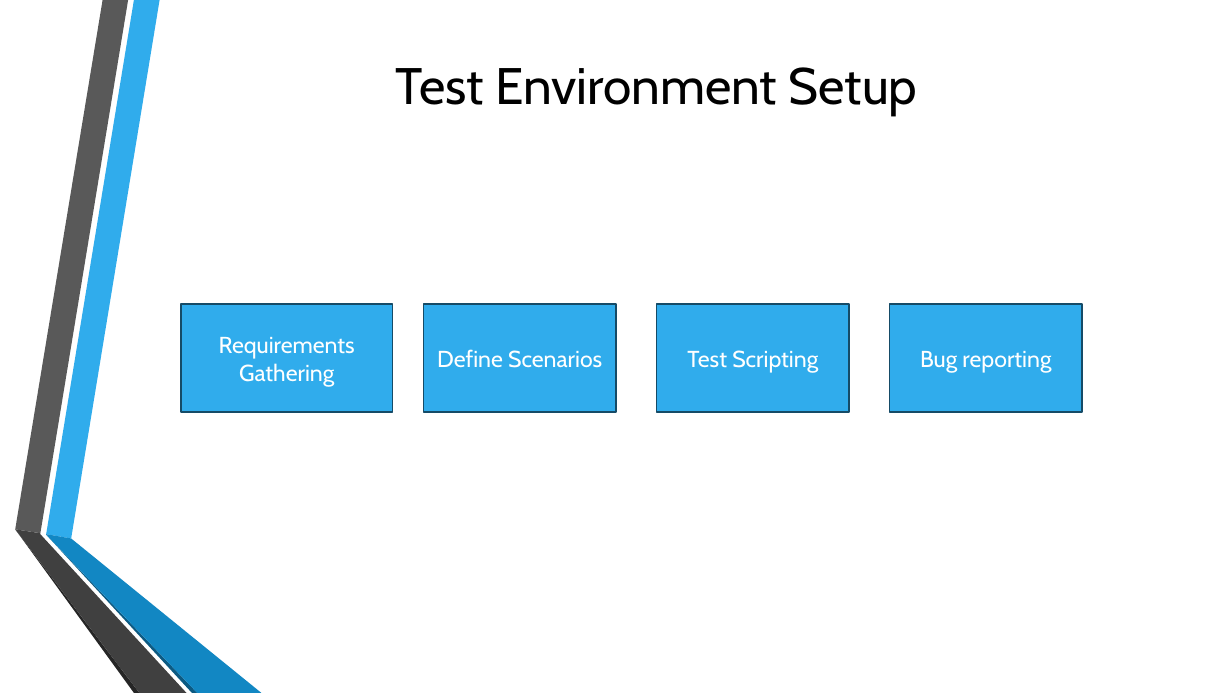
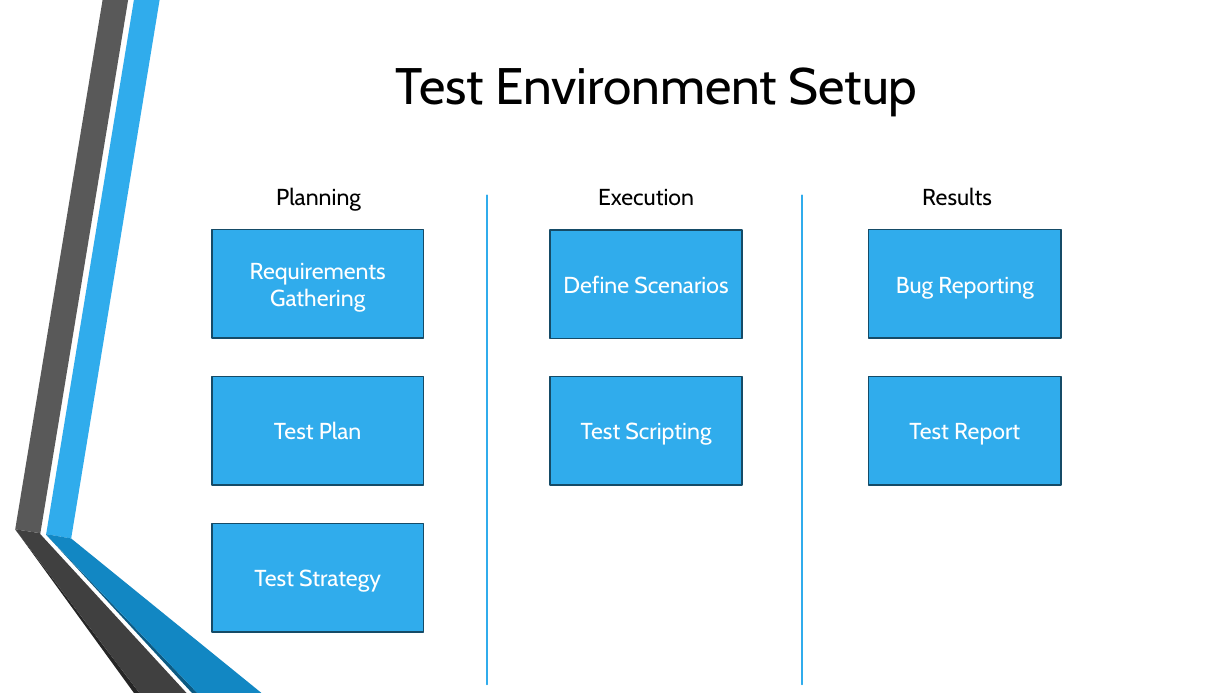
Before and after one commit to rohinitornal/riskpoint, a slide deck: slide 2 of SW Test Demo.pptx (slide 3 before the commit). Drawn at 1232x693 pixels with LibreOffice and Linux fonts; fonts in the diff are those of the drawing; background and template pictures are left out. Boxes give left, top, right and bottom in pixels: in the first picture for what was removed or moved away, otherwise in the second. Text is boxed around its words. In the diff, an @@ line names an element or a change of style, - is before the commit and + after.

```diff
--- a/SW Test Demo.pptx
+++ b/SW Test Demo.pptx
@@ text added at (x1=276, y1=187, x2=361, y2=211), 18 pt, text #000000 @@
+Planning
@@ line added from (487, 195) to (487, 685), #30ACEC 1.25 pt @@
@@ text added at (x1=598, y1=189, x2=694, y2=206), 18 pt, text #000000 @@
+Execution
@@ line added from (802, 195) to (802, 685), #30ACEC 1.25 pt @@
@@ text added at (x1=922, y1=187, x2=992, y2=206), 18 pt, text #000000 @@
+Results
@@ rectangle "Requirements Gathering" moved from (x1=181, y1=304, x2=393, y2=412) to (x1=212, y1=230, x2=423, y2=338) @@
@@ rectangle "Define Scenarios" moved from (x1=423, y1=304, x2=616, y2=412) to (x1=550, y1=230, x2=742, y2=338) @@
@@ rectangle "Bug Reporting" moved from (x1=890, y1=304, x2=1082, y2=412) to (x1=869, y1=230, x2=1061, y2=338) @@
@@ text in rectangle at (x1=896, y1=277, x2=1033, y2=299): text changed @@
-Bug reporting
+Bug Reporting
@@ rectangle added at (x1=212, y1=377, x2=423, y2=485), fill #30ACEC, outline #154B67 1.25 pt, 18 pt, text #FFFFFF @@
+Test Plan
@@ rectangle "Test Scripting" moved from (x1=657, y1=304, x2=849, y2=412) to (x1=550, y1=377, x2=742, y2=485) @@
@@ rectangle added at (x1=869, y1=377, x2=1061, y2=485), fill #30ACEC, outline #154B67 1.25 pt, 18 pt, text #FFFFFF @@
+Test Report
@@ rectangle added at (x1=212, y1=523, x2=423, y2=631), fill #30ACEC, outline #154B67 1.25 pt, 18 pt, text #FFFFFF @@
+Test Strategy
```
Also in this commit, not shown: 6 other slides changed, 3 slides added, 3 slides removed, 7 other files.
